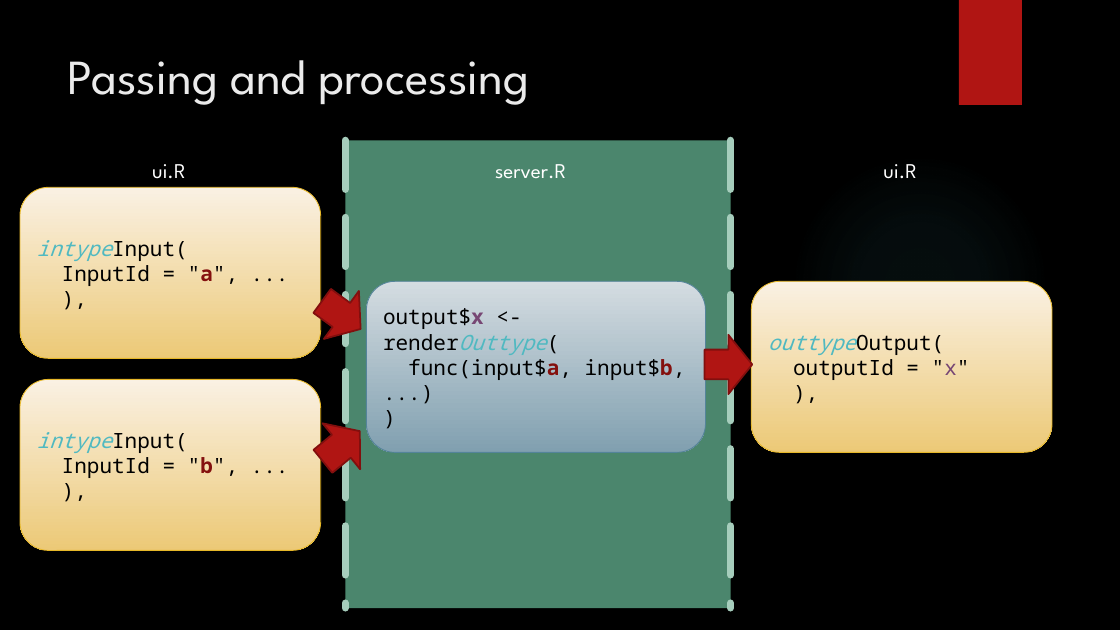
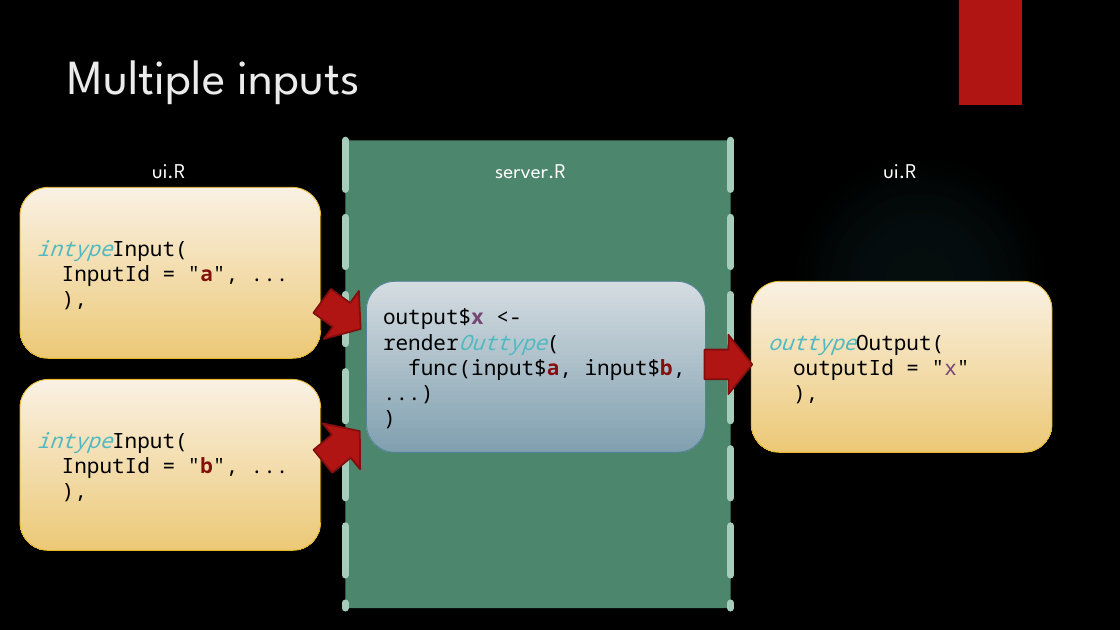
Before and after one commit to Public-Health-Scotland/r-pubhealth-workshop, a slide deck: slide 11 of Using a Shiny App in Public Health research.pptx. Drawn at 1120x630 pixels with LibreOffice and Linux fonts; fonts in the diff are those of the drawing; background and template pictures are left out. Boxes give left, top, right and bottom in pixels: in the first picture for what was removed or moved away, otherwise in the second. Text is boxed around its words. In the diff, an @@ line names an element or a change of style, - is before the commit and + after.

```diff
--- a/Using a Shiny App in Public Health research.pptx
+++ b/Using a Shiny App in Public Health research.pptx
@@ title at box(68, 60, 359, 105): text changed @@
-Passing and processing
+Multiple inputs
```
Also in this commit, not shown: 3 other slides changed, 1 slide removed, 2 other files.
